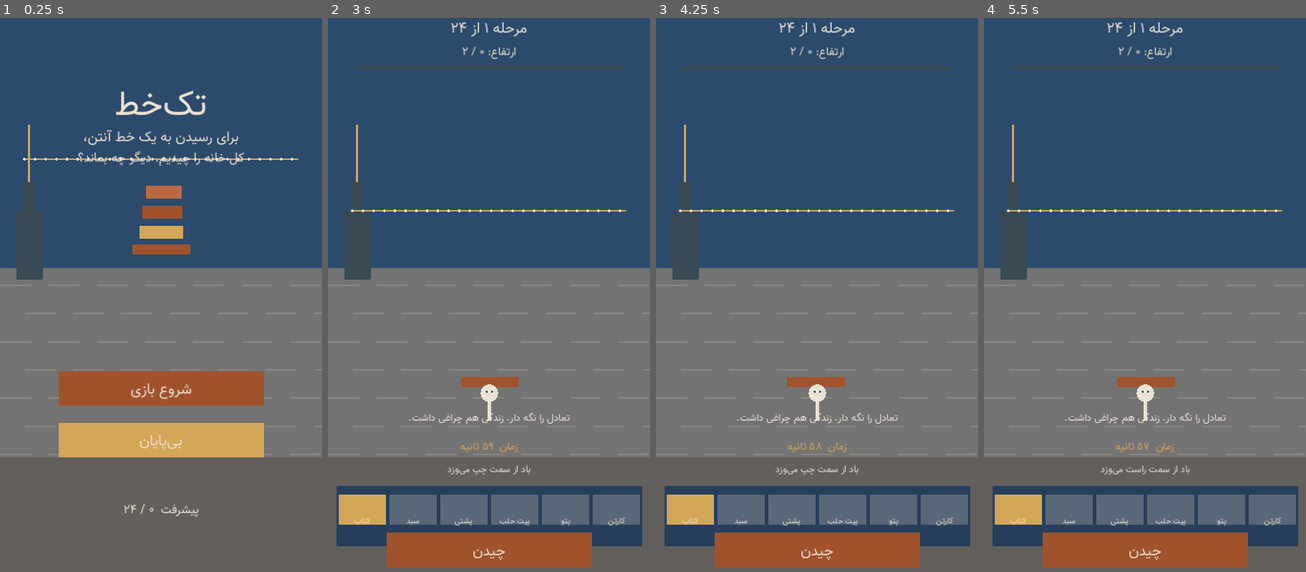
Above: before the commit, frames 1-4 (left to right).
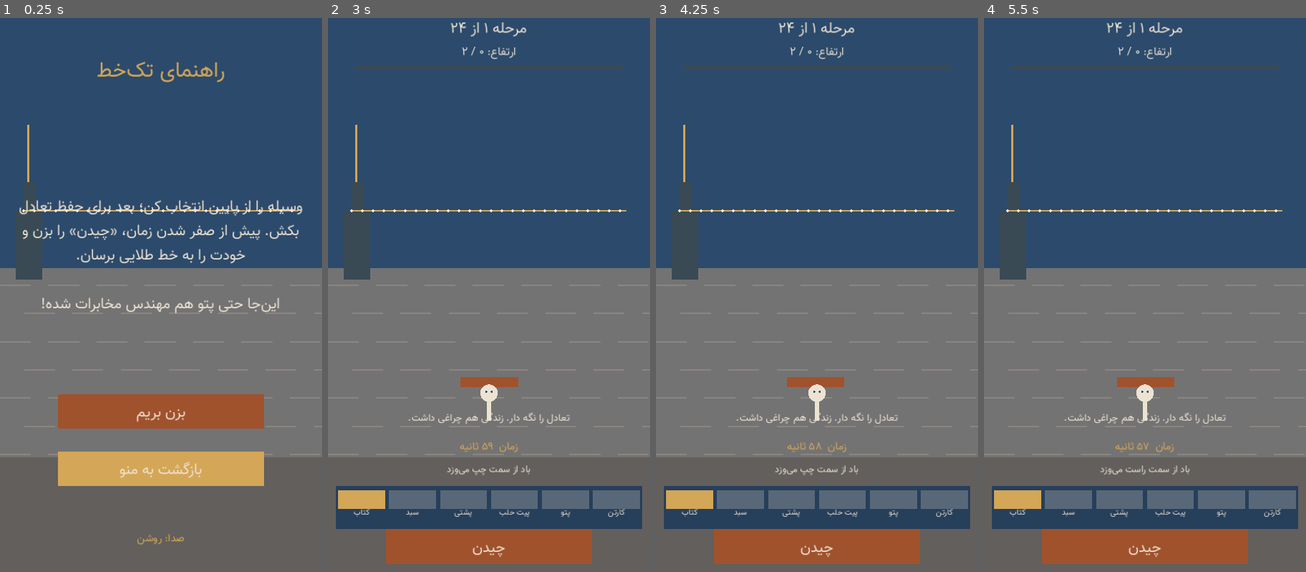
Above: after the commit, the same moments.

Repository: Miladmedia/tak-khat-game
Game: Godot game, scene res://Main.tscn
The game is run twice, just before and just after one commit, with the same random seed, the same clock (stepped at 60 frames per second) and the same inputs. Sound files missing from this copy of the repository are replaced by a short silence.
Inputs (mouse positions are in pixels of both pictures, inside the frame that each line leads up to):
- Up to frame 1 (0.25 s): no input
- Up to frame 2 (3 s): tap Enter at 0.5, 2 s; move the mouse to (559, 256) at 0.52 s; click (559, 256) at 0.67 s; tap Space at 1.25, 2.75 s; drag from (424, 311) to (472, 400) at 1.27 s; move the mouse to (521, 156) at 2.02 s; click (521, 156) at 2.17 s; drag from (472, 400) to (392, 200) at 2.77 s
- Up to frame 3 (4.25 s): tap Enter at 3.5 s; move the mouse to (913, 372) at 3.52 s; click (913, 372) at 3.67 s
- Up to frame 4 (5.5 s): tap Space at 4.25 s; drag from (1048, 200) to (1096, 139) at 4.27 s; move the mouse to (1161, 283) at 5.02 s; click (1161, 283) at 5.17 s

The runs differ from the first frame. In frame 1, 16% of the frame differs, in the area x 4-94%, y 7-96%; in frame 2, 5.6%; in frame 3, 5.6%; in frame 4, 5.6%.

Commit message:
Add files via upload

Diff:
--- a/Main.tscn
+++ b/Main.tscn
@@ -1,6 +1,10 @@
-[gd_scene load_steps=2 format=3]
+[gd_scene load_steps=6 format=3]
 
 [ext_resource type="Script" path="res://game.gd" id="1"]
+[ext_resource type="AudioStreamWAV" path="res://assets/audio/music.wav" id="2"]
+[ext_resource type="AudioStreamWAV" path="res://assets/audio/place.wav" id="3"]
+[ext_resource type="AudioStreamWAV" path="res://assets/audio/win.wav" id="4"]
+[ext_resource type="AudioStreamWAV" path="res://assets/audio/lose.wav" id="5"]
 
 [node name="TakKhat" type="Control"]
 layout_mode = 3
@@ -10,3 +14,20 @@
 grow_horizontal = 2
 grow_vertical = 2
 script = ExtResource("1")
+
+[node name="Music" type="AudioStreamPlayer" parent="."]
+stream = ExtResource("2")
+volume_db = -19.0
+autoplay = true
+
+[node name="Sfx" type="AudioStreamPlayer" parent="."]
+volume_db = -4.0
+
+[node name="Place" type="AudioStreamPlayer" parent="Sfx"]
+stream = ExtResource("3")
+
+[node name="Win" type="AudioStreamPlayer" parent="Sfx"]
+stream = ExtResource("4")
+
+[node name="Lose" type="AudioStreamPlayer" parent="Sfx"]
+stream = ExtResource("5")
--- a/game.gd
+++ b/game.gd
@@ -17,6 +17,8 @@
 var balance = 0.0
 var best = 0
 var wins = 0
+var tutorial_seen = false
+var sound_on = true
 
 var items = ["کتاب", "سبد", "پشتی", "پیت حلب", "پتو", "کارتن"]
 var widths = [75, 62, 82, 58, 90, 70]
@@ -28,23 +30,36 @@
 func _ready():
     get_tree().root.content_scale_mode = Window.CONTENT_SCALE_MODE_CANVAS_ITEMS
     _load()
+    if OS.has_feature("android"):
+        DisplayServer.screen_set_orientation(DisplayServer.SCREEN_PORTRAIT)
+        DisplayServer.window_set_mode(DisplayServer.WINDOW_MODE_FULLSCREEN)
+    $Music.finished.connect(_restart_music)
+    if sound_on:
+        $Music.play()
     set_process(true)
 
 func _load():
     var f = FileAccess.open("user://save.json", FileAccess.READ)
     if f == null:
+        mode = "tutorial"
         return
     var d = JSON.parse_string(f.get_as_text())
     if typeof(d) == TYPE_DICTIONARY:
         level = clampi(int(d.get("level", 1)), 1, 24)
         best = maxi(0, int(d.get("best", 0)))
         wins = maxi(0, int(d.get("wins", 0)))
+        tutorial_seen = bool(d.get("tutorial_seen", false))
+        sound_on = bool(d.get("sound_on", true))
+        if not tutorial_seen:
+            mode = "tutorial"
+    else:
+        mode = "tutorial"
 
 func _save():
     var f = FileAccess.open("user://save.json", FileAccess.WRITE)
     if f == null:
         return
-    f.store_string(JSON.stringify({"level": level, "best": best, "wins": wins}))
+    f.store_string(JSON.stringify({"level": level, "best": best, "wins": wins, "tutorial_seen": tutorial_seen, "sound_on": sound_on}))
 
 func _draw():
     var w = size.x
@@ -73,7 +88,15 @@
         _draw_tower(w / 2, h * 0.47 - 35)
         _button("شروع بازی", h * 0.68, BRICK)
         _button("بی‌پایان", h * 0.77, GOLD)
+        _button("راهنما", h * 0.84, Color("#596878"))
         _text("پیشرفت  " + _fa(str(level - 1)) + " / ۲۴", w / 2, h * 0.89, 18, CREAM)
+        _sound_button()
+    elif mode == "tutorial":
+        _text("راهنمای تک‌خط", w / 2, 105, 32, GOLD, true)
+        _wrapped_text("وسیله را از پایین انتخاب کن؛ بعد برای حفظ تعادل بکش. پیش از صفر شدن زمان، «چیدن» را بزن و خودت را به خط طلایی برسان.\n\nاین‌جا حتی پتو هم مهندس مخابرات شده!", w / 2, h * 0.37, 22, CREAM)
+        _button("بزن بریم", h * 0.72, BRICK)
+        _button("بازگشت به منو", h * 0.82, GOLD)
+        _sound_button()
     elif mode == "game":
         var header = "بی‌پایان" if endless else "مرحله " + _fa(str(level)) + " از ۲۴"
         _text(header, w / 2, 43, 22, CREAM, true)
@@ -95,13 +118,13 @@
         var wind = "راست" if int(seconds) % 4 < 2 else "چپ"
         _text("باد از سمت " + wind + " می‌وزد", w / 2, h * 0.82, 14, CREAM)
         # touch target picker strip
-        draw_rect(Rect2(12, h * 0.85, w - 24, h * 0.105), Color("#263f5b"))
+        draw_rect(Rect2(12, h * 0.85, w - 24, h * 0.075), Color("#263f5b"))
         var cell = (w - 24) / items.size()
         for i in range(items.size()):
             var x = 12 + i * cell
-            draw_rect(Rect2(x + 3, h * 0.865, cell - 6, h * 0.052), color_items[i] if i == selected else Color("#596878"))
-            _text(items[i], x + cell / 2, h * 0.910, 12, CREAM)
-        _button("چیدن", h * 0.962, BRICK)
+            draw_rect(Rect2(x + 3, h * 0.858, cell - 6, h * 0.032), color_items[i] if i == selected else Color("#596878"))
+            _text(items[i], x + cell / 2, h * 0.895, 12, CREAM)
+        _button("چیدن", h * 0.956, BRICK)
     elif mode in ["win", "lose"]:
         _draw_tower(w / 2, h * 0.49)
         if mode == "win":
@@ -115,6 +138,40 @@
 
 func _text(t, x, y, sz, col, bold = false):
     draw_string(FONT, Vector2(x - 220, y + sz * 0.35), t, HORIZONTAL_ALIGNMENT_CENTER, 440, sz, col)
+
+func _wrapped_text(t, x, y, sz, col):
+    var paragraphs = t.split("\n")
+    var lines = []
+    for paragraph in paragraphs:
+        var words = paragraph.split(" ")
+        var line = ""
+        for word in words:
+            var candidate = word if line.is_empty() else line + " " + word
+            if FONT.get_string_size(candidate, HORIZONTAL_ALIGNMENT_LEFT, -1, sz).x > size.x - 48 and not line.is_empty():
+                lines.append(line)
+                line = word
+            else:
+                line = candidate
+        lines.append(line)
+    for i in range(lines.size()):
+        draw_string(FONT, Vector2(24, y + i * (sz * 1.65)), lines[i], HORIZONTAL_ALIGNMENT_CENTER, size.x - 48, sz, col)
+
+func _sound_button():
+    var label = "صدا: روشن" if sound_on else "صدا: خاموش"
+    _text(label, size.x / 2, size.y * 0.94, 16, GOLD)
+
+func _toggle_sound():
+    sound_on = not sound_on
+    if sound_on:
+        $Music.play()
+    else:
+        $Music.stop()
+    _save()
+    queue_redraw()
+
+func _restart_music():
+    if sound_on:
+        $Music.play()
 
 func _button(t, y, col):
     draw_rect(Rect2(size.x * 0.18, y - 26, size.x * 0.64, 52), col)
@@ -167,6 +224,8 @@
 func _start(e = false):
     endless = e
     mode = "game"
+    if sound_on and not $Music.playing:
+        $Music.play()
     pieces = []
     seconds = 0.0 if endless else 60.0
     sway = 0.0
@@ -191,6 +250,8 @@
 
 func _finish(won):
     mode = "win" if won else "lose"
+    if sound_on:
+        $Sfx.get_node("Win" if won else "Lose").play()
     if won:
         wins += 1
         if not endless:
@@ -212,29 +273,50 @@
 func _tap(p):
     var h = size.y
     var w = size.x
+    if mode in ["menu", "tutorial"] and p.y > h * 0.92:
+        _toggle_sound()
+        return
     if mode == "menu":
-        if p.y > h * 0.62 and p.y < h * 0.75:
+        if p.y >= h * 0.62 and p.y < h * 0.74:
+            tutorial_seen = true
+            _save()
             _start(false)
-        elif p.y >= h * 0.75:
+        elif p.y >= h * 0.74 and p.y < h * 0.81:
+            tutorial_seen = true
+            _save()
             _start(true)
+        elif p.y >= h * 0.81 and p.y < h * 0.87:
+            mode = "tutorial"
+        queue_redraw()
+    elif mode == "tutorial":
+        if p.y >= h * 0.68 and p.y < h * 0.77:
+            tutorial_seen = true
+            _save()
+            _start(false)
+        elif p.y >= h * 0.78 and p.y < h * 0.87:
+            tutorial_seen = true
+            mode = "menu"
+            _save()
+        queue_redraw()
     elif mode == "game":
-        if p.y > h * 0.84:
-            if p.y > h * 0.945:
-                var i = selected
-                var wid = widths[i]
-                pieces.append([i, wid, clampf(balance * 25.0 + randf_range(-5.0, 5.0), -24.0, 24.0)])
-                balance = clampf(balance + randf_range(-0.12, 0.12), -1.0, 1.0)
-                if pieces.size() >= _goal():
-                    if abs(sway) < 12.0:
-                        _finish(true)
-                    else:
-                        _finish(false)
-            else:
-                selected = clampi(int((p.x - 12) / ((w - 24) / items.size())), 0, items.size() - 1)
-        else:
+        var picker_top = h * 0.85
+        var picker_bottom = h * 0.925
+        var button_top = h * 0.926
+        var button_bottom = h * 0.992
+        if p.y >= button_top and p.y <= button_bottom:
+            var i = selected
+            var wid = widths[i]
+            pieces.append([i, wid, clampf(balance * 25.0 + randf_range(-5.0, 5.0), -24.0, 24.0)])
+            if sound_on: $Sfx/Place.play()
+            balance = clampf(balance + randf_range(-0.12, 0.12), -1.0, 1.0)
+            if pieces.size() >= _goal():
+                _finish(abs(sway) < 12.0)
+        elif p.y >= picker_top and p.y < picker_bottom:
+            selected = clampi(int((p.x - 12) / ((w - 24) / items.size())), 0, items.size() - 1)
+        elif p.y < picker_top:
             balance = clampf((p.x - w / 2.0) / (w / 2.0), -1.0, 1.0)
     elif mode in ["win", "lose"]:
-        if p.y > h * 0.80:
+        if p.y >= h * 0.78:
             mode = "menu"
             _save()
         else:
--- a/project.godot
+++ b/project.godot
@@ -9,9 +9,11 @@
 [display]
 window/size/viewport_width=480
 window/size/viewport_height=854
+window/handheld/orientation=1
 window/size/window_width_override=480
 window/size/window_height_override=854
 window/stretch/mode="canvas_items"
+window/stretch/aspect="expand"
 
 [input_devices]
 
Not shown, changed: export_presets.cfg
Not shown, added: assets/audio/lose.wav
Not shown, added: assets/audio/music.wav
Not shown, added: assets/audio/place.wav
Not shown, added: assets/audio/win.wav
